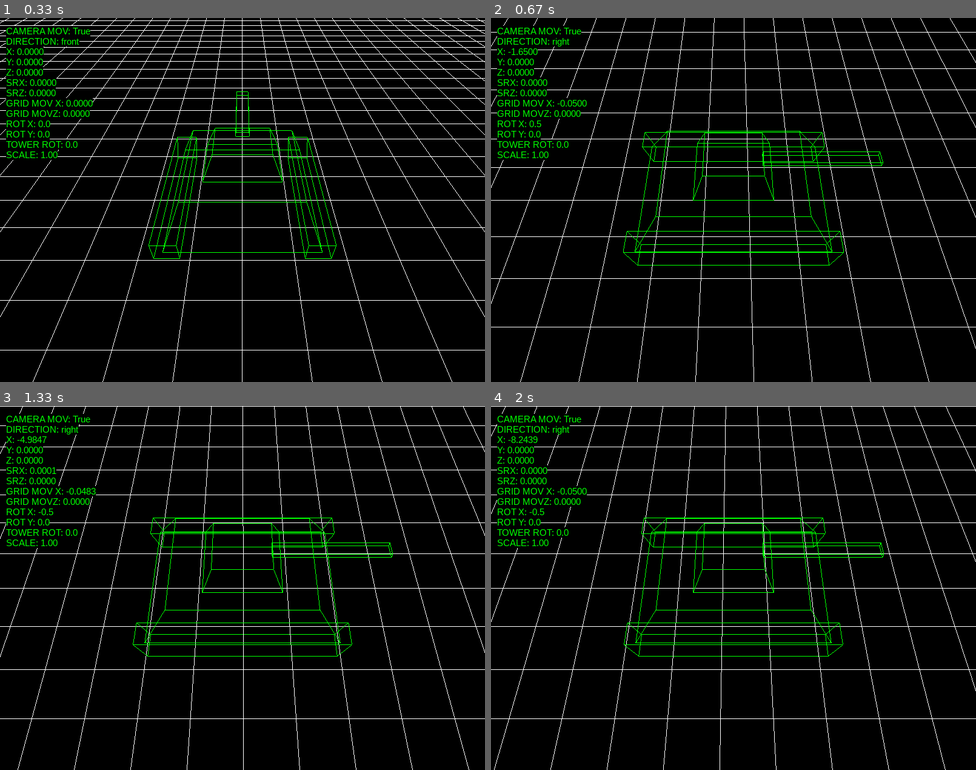
Above: before the commit, frames 1-4 (two rows, left to right).
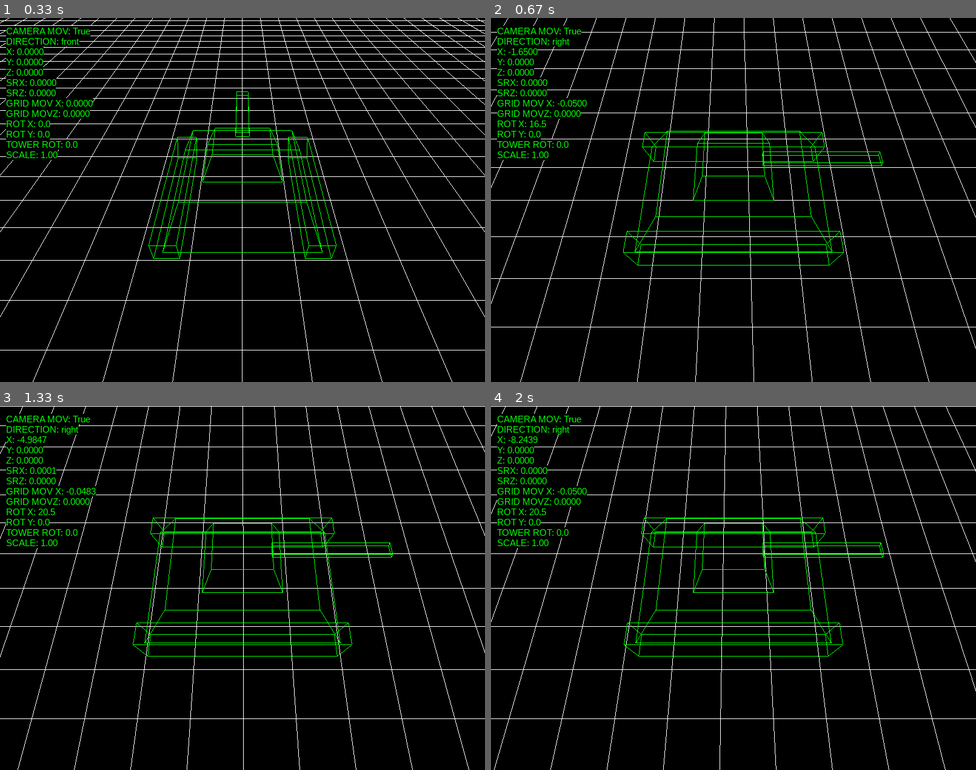
Above: after the commit, the same moments.

Repository: antonioam82/tank_controller
Game: pygame game, started from tank_demo_v.py
The game is run twice, just before and just after one commit, with the same random seed, the same clock (stepped at 60 frames per second) and the same inputs.
Inputs:
- Up to frame 1 (0.33 s): no input
- Up to frame 2 (0.67 s): hold F from 0.33 s (still down); hold Right from 0.33 s (still down)
- Up to frame 3 (1.33 s): release F at 0.8 s; release Right at 0.8 s; tap G at 0.83 s; tap C at 1.17 s
- Up to frame 4 (2 s): hold Right 1.5-1.97 s

Frame 1 is identical in both runs. In frame 2, less than 0.1% of the frame differs, in the area x 7-12%, y 28-30%; in frame 3, less than 0.1%; in frame 4, less than 0.1%.

Commit message:
Muestra de rotacion de escena (en eje x) en tiempo real

Diff:
--- a/tank_demo_v.py
+++ b/tank_demo_v.py
@@ -174,6 +174,7 @@
     model_angle = 180
     y_tower = 0.0
     rot_x = 0.0
+    ROT_X_SPEED = 0.5 #<<<<<<<<<<<<<<<<<<<<<<<<<<<<<<<<<
     rot_y = 0.0
     stop_camera = False
     scale = 1.0
@@ -292,11 +293,13 @@
             rot_y -= 1.0
 
         if keys[K_f]:
-            rot_x = 0.5
-            glRotatef(rot_x, 1.0, 0.0, 0.0)
+            #rot_x = 0.5
+            #glRotatef(rot_x, 1.0, 0.0, 0.0)
+            rot_x += ROT_X_SPEED
         elif keys[K_g]:
-            rot_x = -0.5
-            glRotatef(rot_x, 1.0, 0.0, 0.0)
+            #rot_x = -0.5
+            #glRotatef(rot_x, 1.0, 0.0, 0.0)
+            rot_x -= ROT_X_SPEED
 
         if keys[K_p]:
             y += 0.1
@@ -383,7 +386,8 @@
 
         glPushMatrix()
         glScalef(scale, scale, scale)
-        glRotatef(rot_y, 0, 1, 0)
+        glRotatef(rot_x, 1.0, 0.0, 0.0)
+        glRotatef(rot_y, 0.0, 1.0, 0.0)
         if not stop_camera:
             glTranslatef(x, y, z)
         else:
